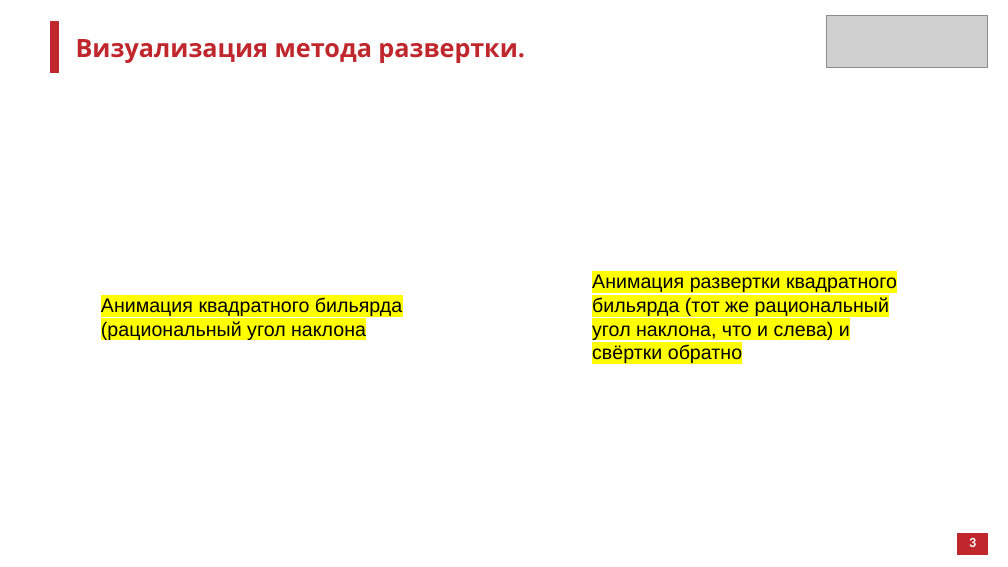
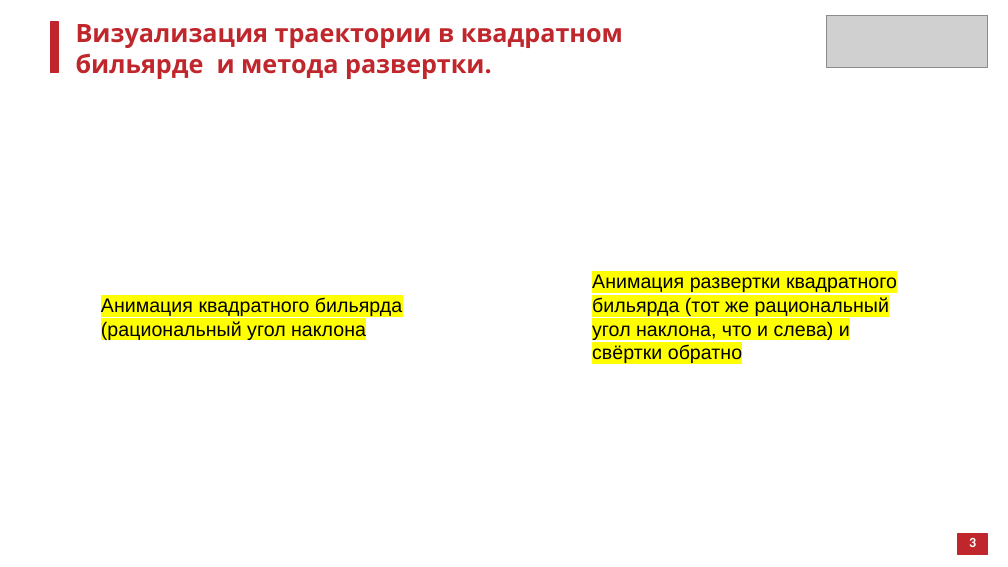
Before and after one commit to atelitsin/sinai_billiard, a slide deck: slide 6 of sinai_billiard.pptx (slide 5 before the commit). Drawn at 1008x567 pixels with LibreOffice and Linux fonts; fonts in the diff are those of the drawing; grey boxes stand for pictures. Boxes give left, top, right and bottom in pixels: in the first picture for what was removed or moved away, otherwise in the second. Text is boxed around its words. In the diff, an @@ line names an element or a change of style, - is before the commit and + after.

```diff
--- a/sinai_billiard.pptx
+++ b/sinai_billiard.pptx
@@ text at box(76, 24, 623, 79): text changed @@
-Визуализация метода развертки.
+Визуализация траектории в квадратном
+бильярде и метода развертки.
```
Also in this commit, not shown: 4 other slides changed, 2 slides added, 10 slides removed.
